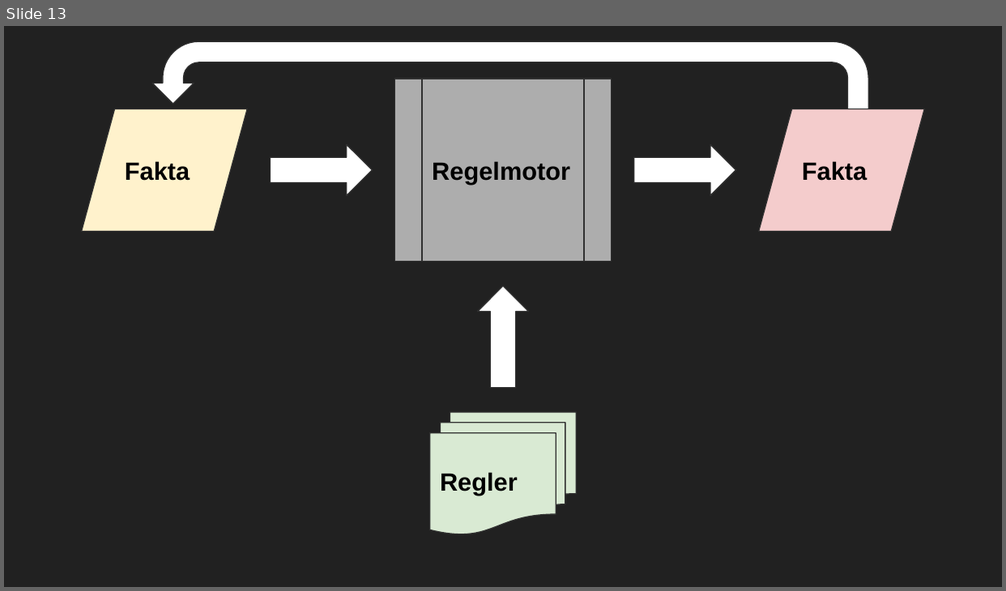
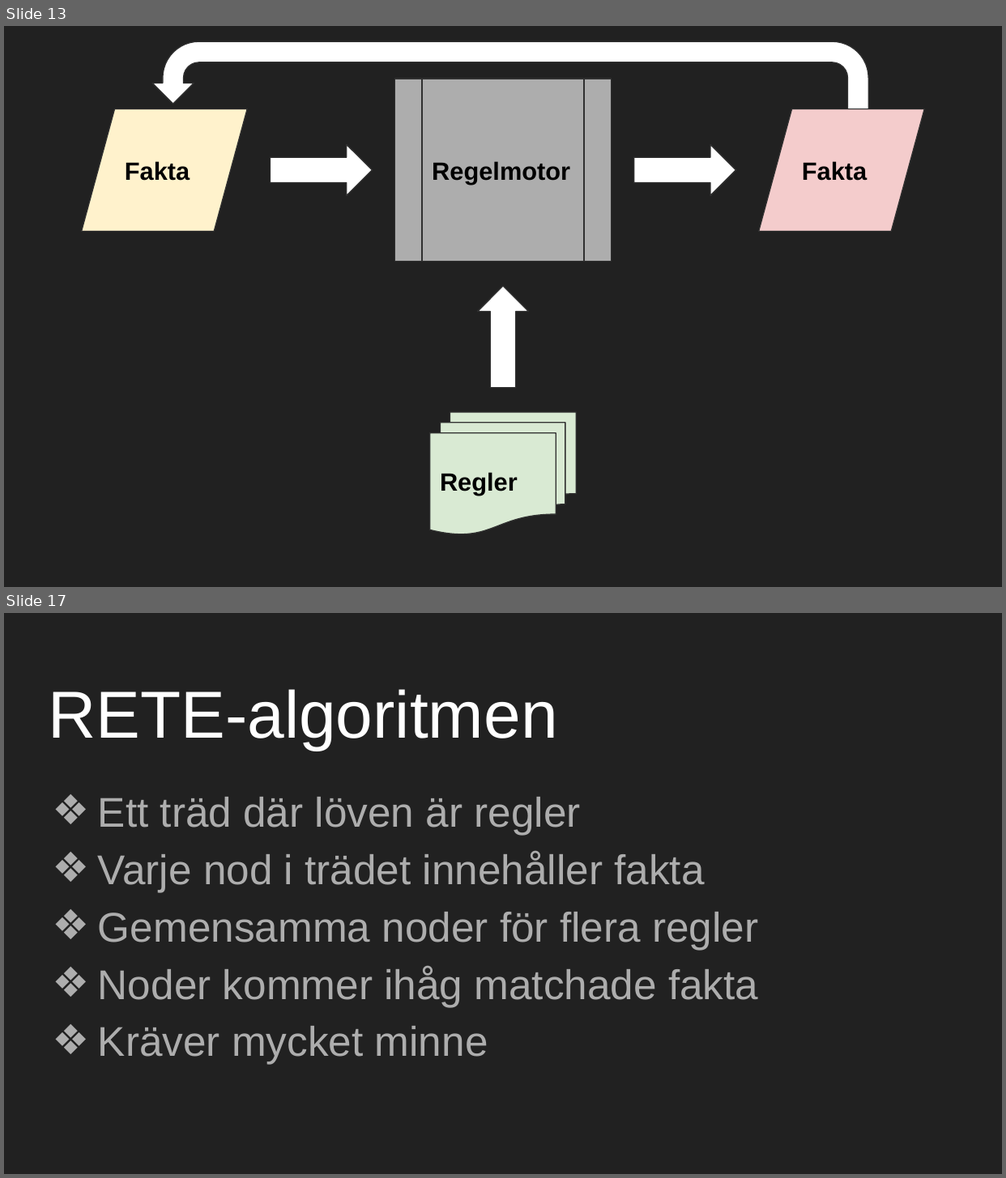
Before and after one commit to mejsla/stepup-drools-2019, a slide deck: docs/Regelmotorer.pptx. Shown one above the other, each under a label of ours: slide 13 before the commit, slides 13 and 17 after it; the slides between them are not shown. The pictures are 1006x591 and 1006x1178 pixels, drawn with LibreOffice and Linux fonts; fonts in the diff are those of the drawing. Boxes give left, top, right and bottom in pixels: in the first picture for what was removed or moved away, otherwise in the second. Text is boxed around its words. In the diff, an @@ line names an element or a change of style, - is before the commit and + after.

```diff
--- a/docs/Regelmotorer.pptx
+++ b/docs/Regelmotorer.pptx
@@ slide 17 added at <box>4,613,1002,1174</box>, background #212121 @@
@@ title added at <box>48,689,557,750</box>, 48 pt, text #FFFFFF @@
+RETE-algoritmen
@@ text added at <box>98,797,758,1064</box>, 30 pt, text #ADADAD @@
+❖ Ett träd där löven är regler
+❖ Varje nod i trädet innehåller fakta
+❖ Gemensamma noder för flera regler
+❖ Noder kommer ihåg matchade fakta
+❖ Kräver mycket minne
```
Also in this commit, not shown: 3 slides changed, 20 other slides added, 1 slide removed.
